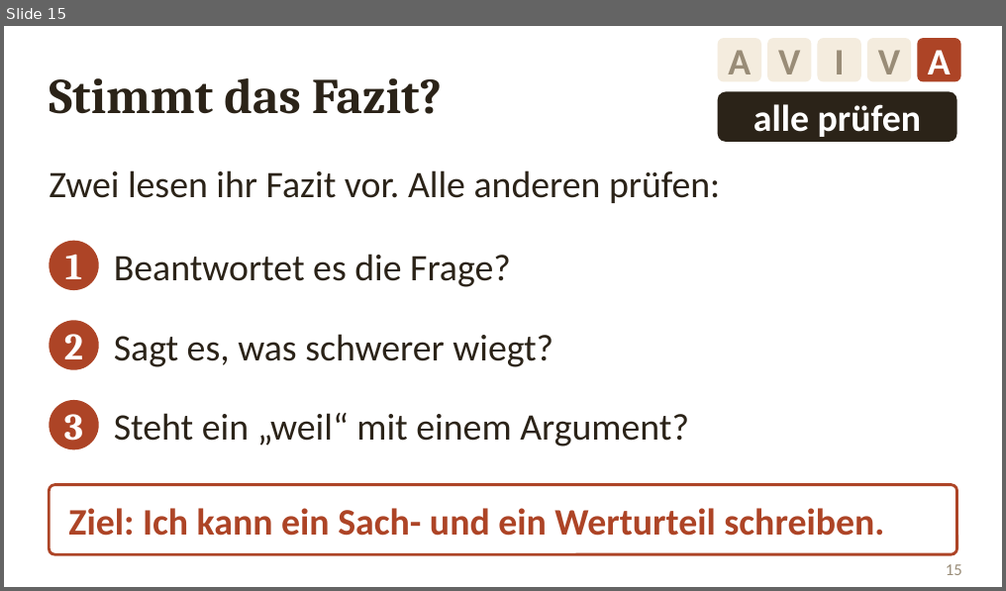
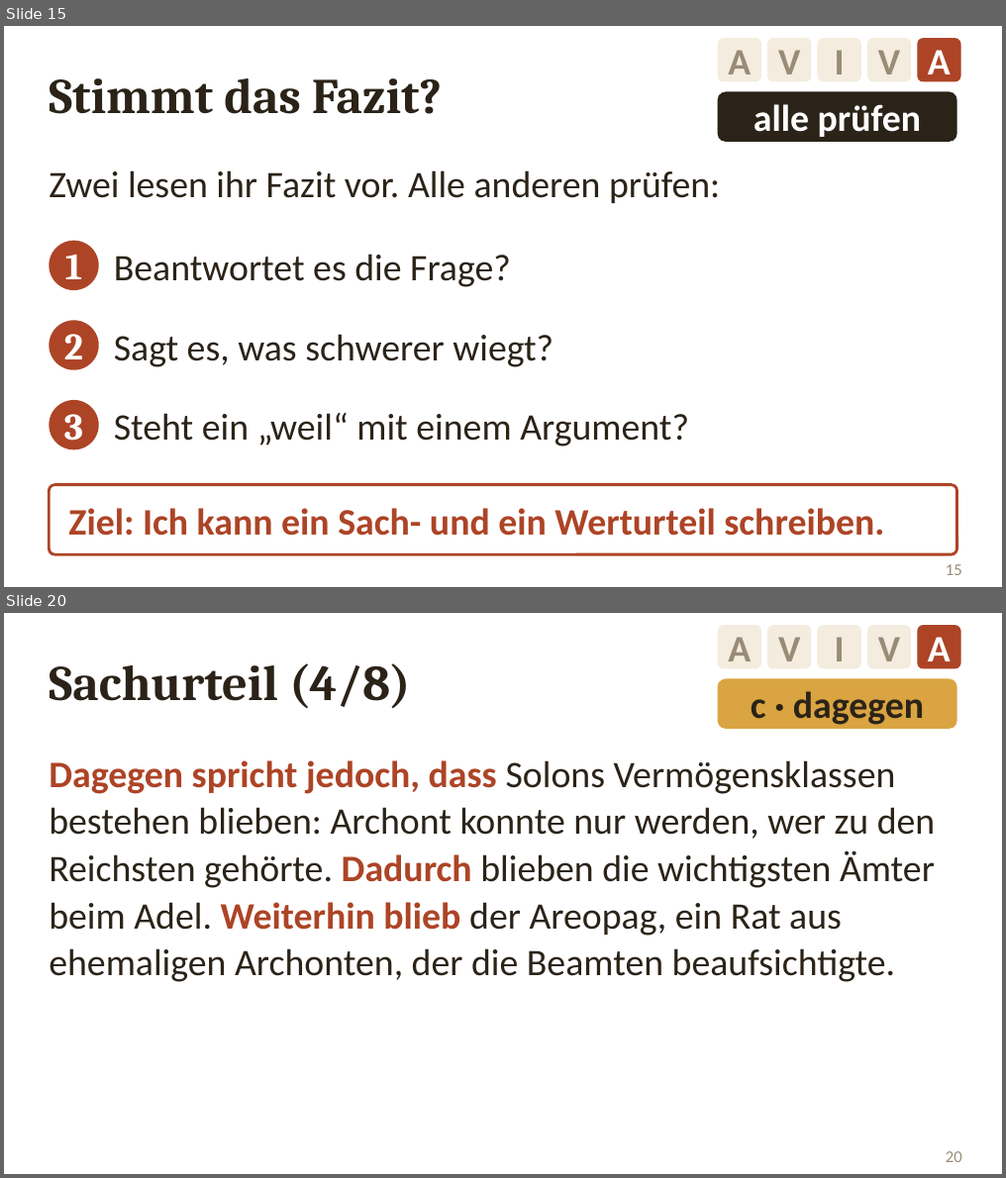
Before and after one commit to golzkonstantin-gif/Schule, a slide deck: Geschichte_11/Probeklausur_PseudoXenophon/Folien_Urteil_Kleisthenes.pptx. Shown one above the other, each under a label of ours: slide 15 before the commit, slides 15 and 20 after it; the slides between them are not shown. The pictures are 1006x591 and 1006x1178 pixels, drawn with LibreOffice and Linux fonts; fonts in the diff are those of the drawing. Boxes give left, top, right and bottom in pixels: in the first picture for what was removed or moved away, otherwise in the second. Text is boxed around its words. In the diff, an @@ line names an element or a change of style, - is before the commit and + after.

```diff
--- a/Geschichte_11/Probeklausur_PseudoXenophon/Folien_Urteil_Kleisthenes.pptx
+++ b/Geschichte_11/Probeklausur_PseudoXenophon/Folien_Urteil_Kleisthenes.pptx
@@ slide 20 added at bbox=[4, 613, 1002, 1174], background #FFFFFF @@
@@ rounded rectangle added at bbox=[718, 625, 761, 668], fill #F4ECDE, 27 pt, text #998C77, bold @@
+A
@@ rounded rectangle added at bbox=[767, 625, 811, 668], fill #F4ECDE, 27 pt, text #998C77, bold @@
+V
@@ rounded rectangle added at bbox=[818, 625, 861, 668], fill #F4ECDE, 27 pt, text #998C77, bold @@
+I
@@ rounded rectangle added at bbox=[867, 625, 911, 668], fill #F4ECDE, 27 pt, text #998C77, bold @@
+V
@@ rounded rectangle added at bbox=[917, 625, 961, 668], fill #AD4426, 27 pt, text #FFFFFF, bold @@
+A
@@ text added at bbox=[49, 663, 410, 708], 36 pt, text #2B2318, bold @@
+Sachurteil (4/8)
@@ rounded rectangle added at bbox=[718, 679, 957, 729], fill #D9A441, 27 pt, text #2B2318, bold @@
+c · dagegen
@@ text added at bbox=[49, 761, 936, 982], 27 pt, text #2B2318 @@
+Dagegen spricht jedoch, dass Solons Vermögensklassen bestehen blieben: Archont konnte nur werden, wer zu den Reichsten gehörte. Dadurch blieben die wichtigsten Ämter beim Adel. Weiterhin blieb der Areopag, ein Rat aus ehemaligen Archonten, der die Beamten beaufsichtigte.
@@ page number added at bbox=[945, 1152, 962, 1162], 12 pt, text #998C77 @@
+20
```
Also in this commit, not shown: 2 slides changed, 6 other slides added, 3 other files.
